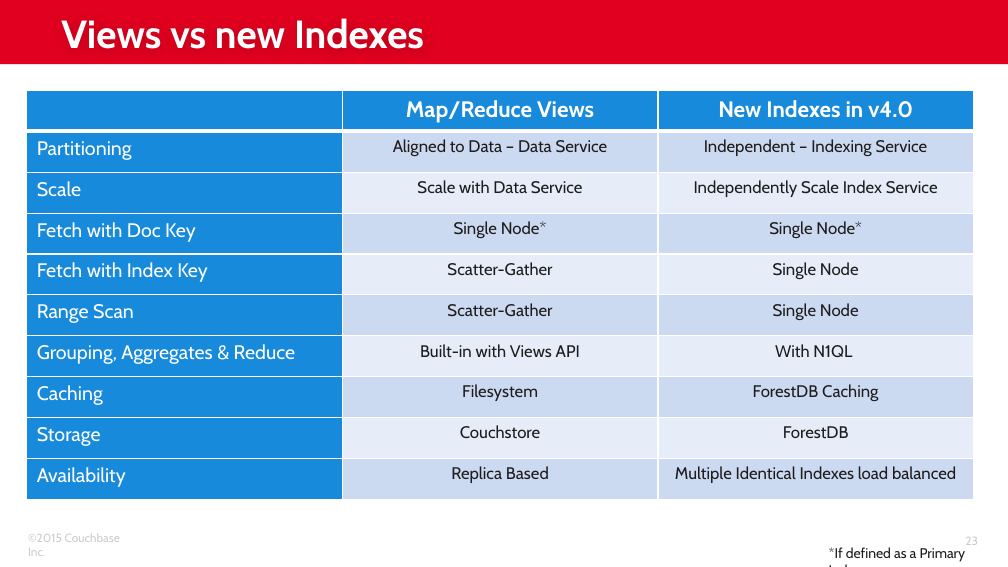
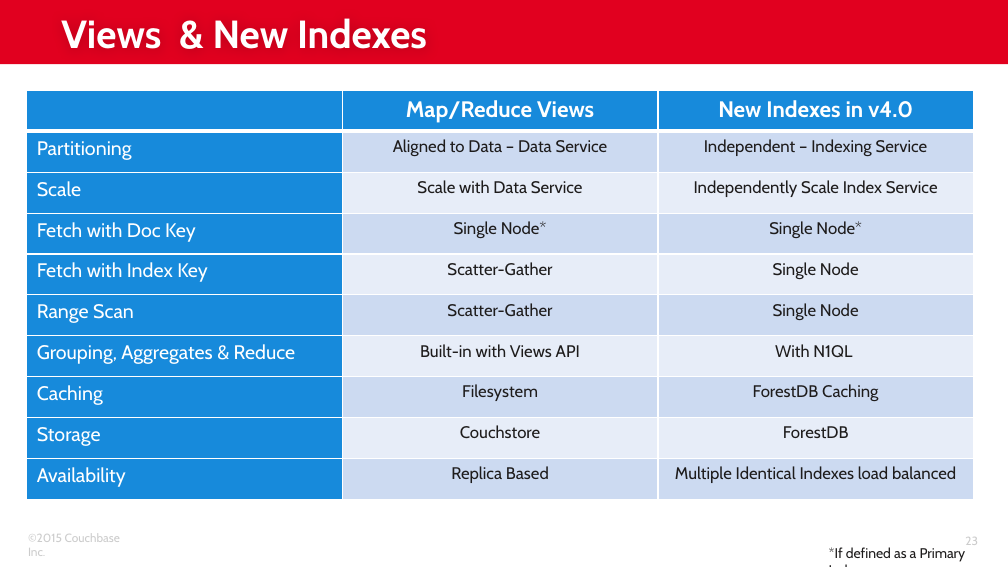
Before and after one commit to subalakr/workshop, a slide deck: slide 23 of server/presentations/07_N1QL Details.pptx. Drawn at 1008x567 pixels with LibreOffice and Linux fonts; fonts in the diff are those of the drawing; background and template pictures are left out. Boxes give left, top, right and bottom in pixels: in the first picture for what was removed or moved away, otherwise in the second. Text is boxed around its words. In the diff, an @@ line names an element or a change of style, - is before the commit and + after.

```diff
--- a/server/presentations/07_N1QL Details.pptx
+++ b/server/presentations/07_N1QL Details.pptx
@@ title at bbox=[61, 18, 427, 49]: text changed @@
-Views vs new Indexes
+Views & New Indexes
```
Also in this commit, not shown: 13 slides removed.
